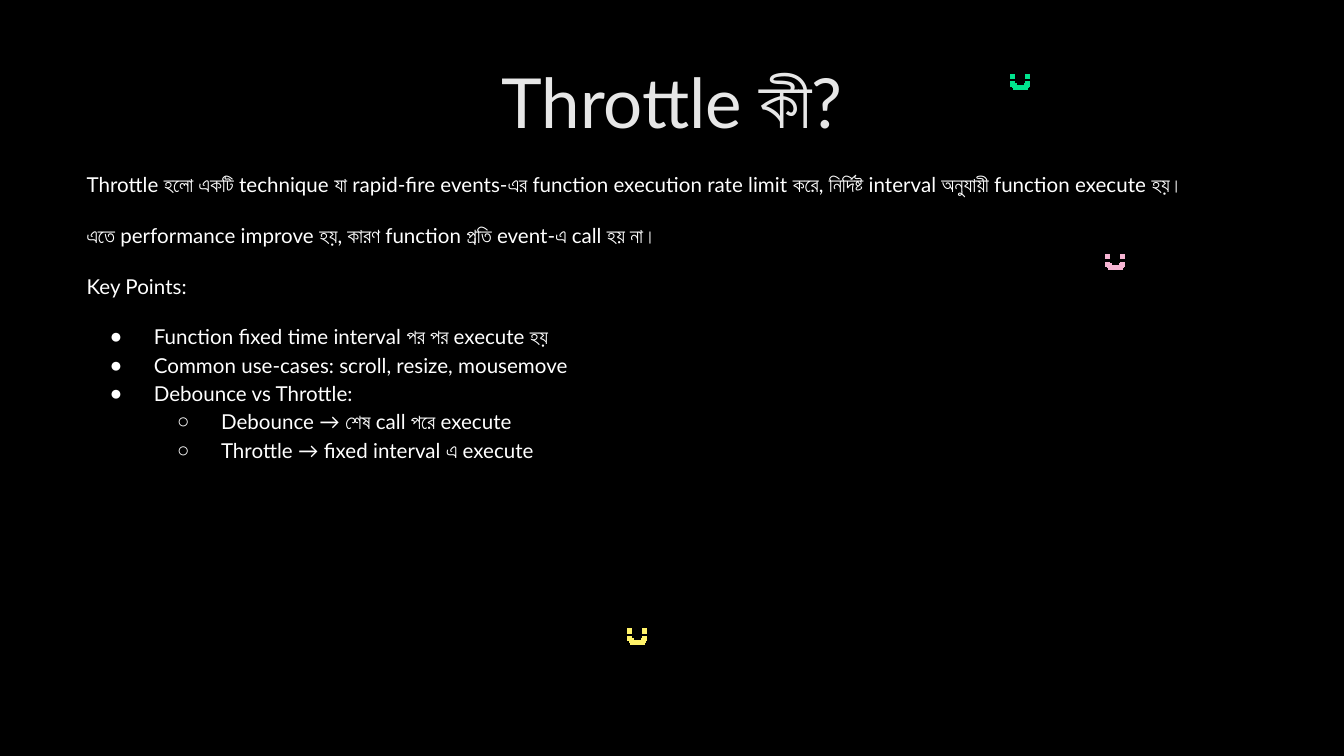
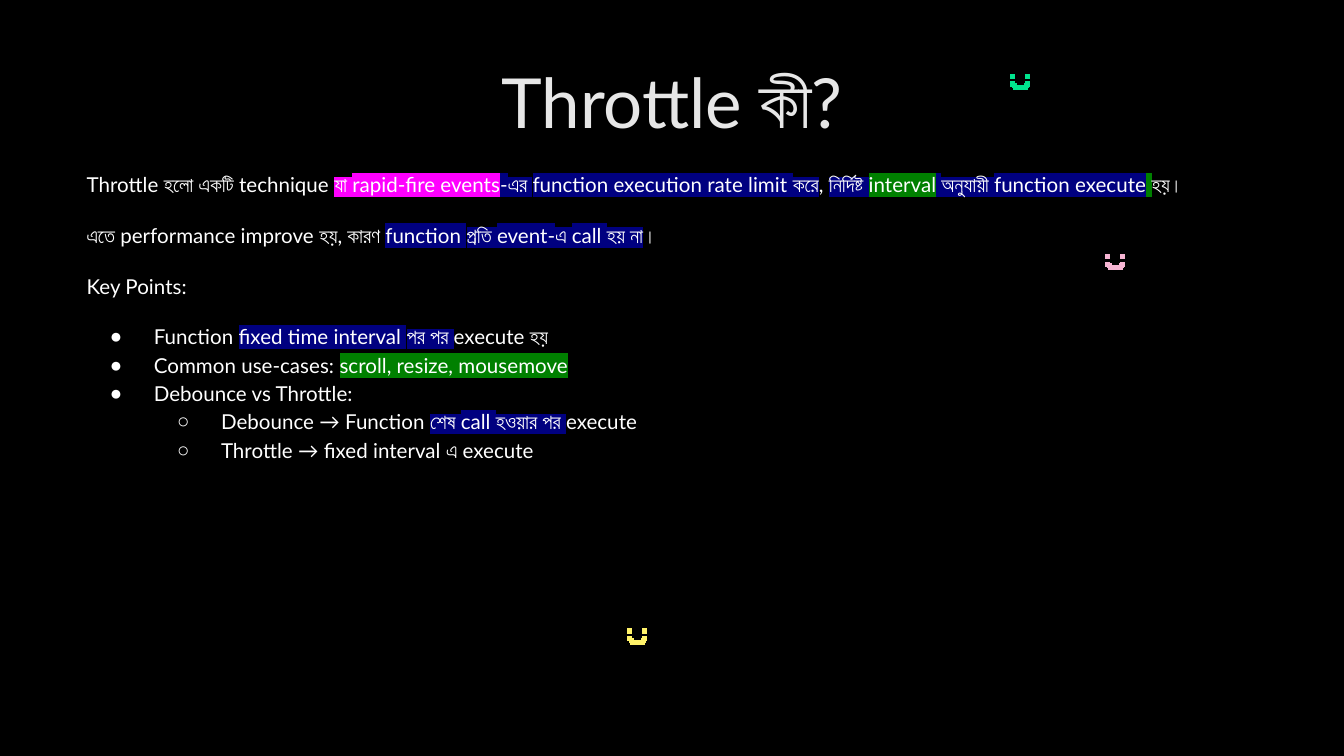
Before and after one commit to nabila-nuzhat/class-js, a slide deck: slide 63 of Interview Question JavaScript_HIGHLIGHTED.pptx. Drawn at 1344x756 pixels with LibreOffice and Linux fonts; fonts in the diff are those of the drawing. Boxes give left, top, right and bottom in pixels: in the first picture for what was removed or moved away, otherwise in the second. Text is boxed around its words. In the diff, an @@ line names an element or a change of style, - is before the commit and + after.

```diff
--- a/Interview Question JavaScript_HIGHLIGHTED.pptx
+++ b/Interview Question JavaScript_HIGHLIGHTED.pptx
@@ text at (87,175,1184,376): highlight none to #FF00FF in "যা rapid-fire events-এর"; highlight none to #000080 in "events-এর function execution rate limit করে, নির্দিষ্ট ...", "function প্রতি event-এ call হয় না।", "fixed time interval পর পর"; highlight none to #008000 in "interval", "scroll, resize, mousemove" @@
@@ text at (221,413,637,436): text changed @@
-  ○ Debounce → শেষ call পরে execute
+  ○ Debounce → Function শেষ call হওয়ার পর execute
```
Also in this commit, not shown: 18 other slides changed, 1 slide removed.
